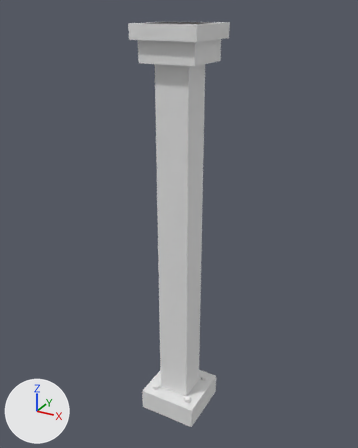
The glTF model assets/source/infrastructure/directorate/conveyors/models/support_light/structural_intact_lod0.glb, before and after one commit.
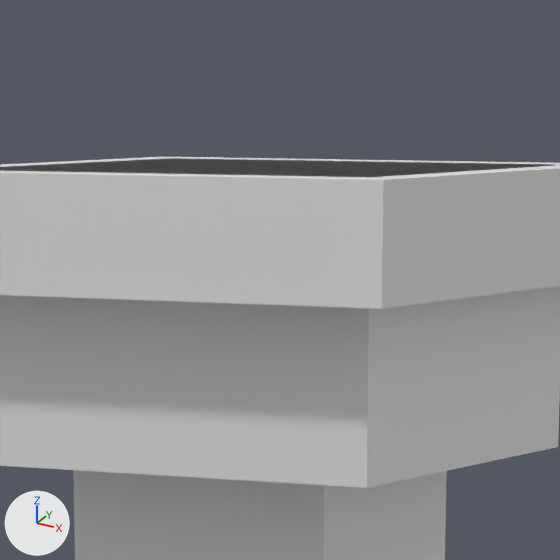
Old and new are each drawn whole from a 50 mm lens placed at (0.153, -0.2799, 0.298), pointed at (-0.0031, 0.0039, 0.1561) and again close up on the part from 40% to 62% of the width and 0% to 17% of the height. The lights are fixed; the arrows at lower left show +X, +Y and +Z. The first two pictures are the older version. Vertices at exactly the same position are counted once.

Objects in the first close-up: 'structural_intact_lod0'.
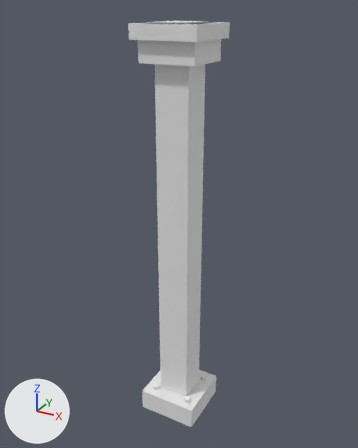
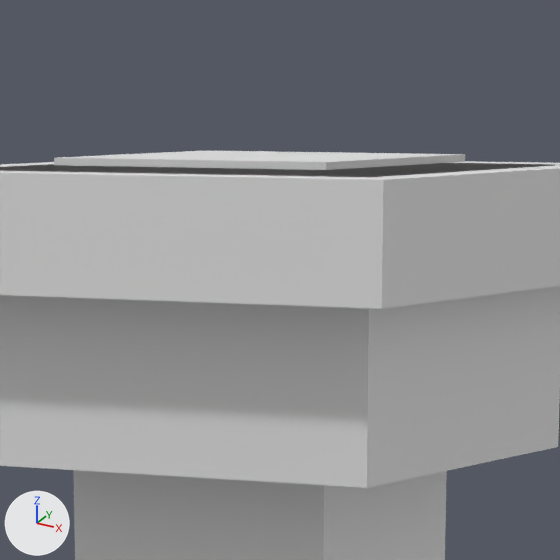
The edits, one by one:
me_structural_intact_lod0 is used by ob_structural_intact_lod0; location (0.0, 0.0, 0.0).
me_structural_intact_lod0 had 80 vertices, 128 faces and spanned x -0.022..0.022, y -0.022..0.022, z 0.0..0.289.
me_structural_intact_lod0 now has 88 vertices, 140 faces and spans x -0.022..0.022, y -0.022..0.022, z 0.0..0.29.
me_structural_intact_lod0 part 1: a new loose piece, a box spanning x -0.01222..0.01222, y -0.01222..0.01222, z 0.28917..0.28972.

What differs and where, as boxes (x1, y1, x2, y2) in the close-ups (560 x 560 px):
'structural_intact_lod0', reshaped
    before: (0, 157, 560, 560)
    after: (0, 150, 560, 560)
part 1 of me_structural_intact_lod0, added
    after: (54, 150, 465, 170)
